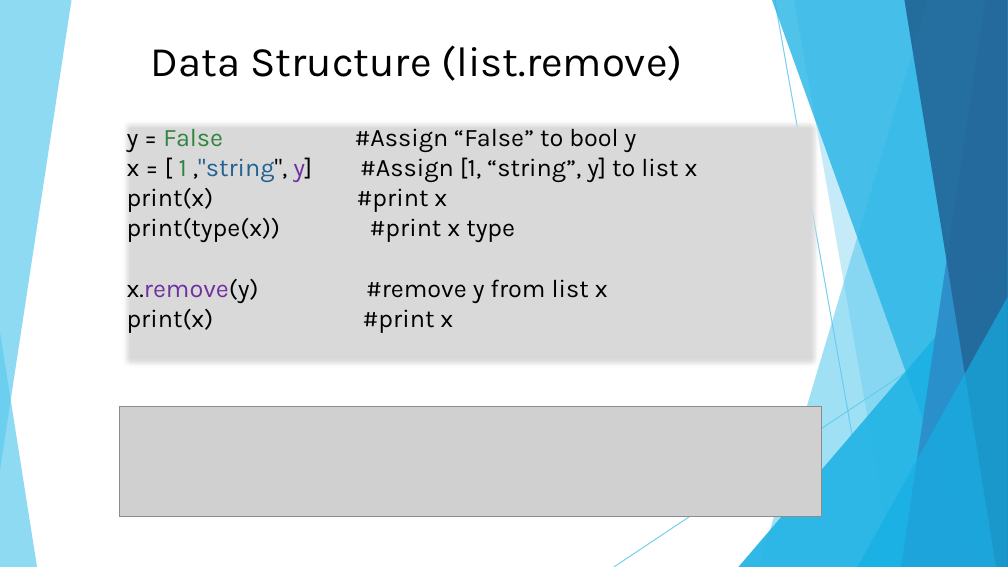
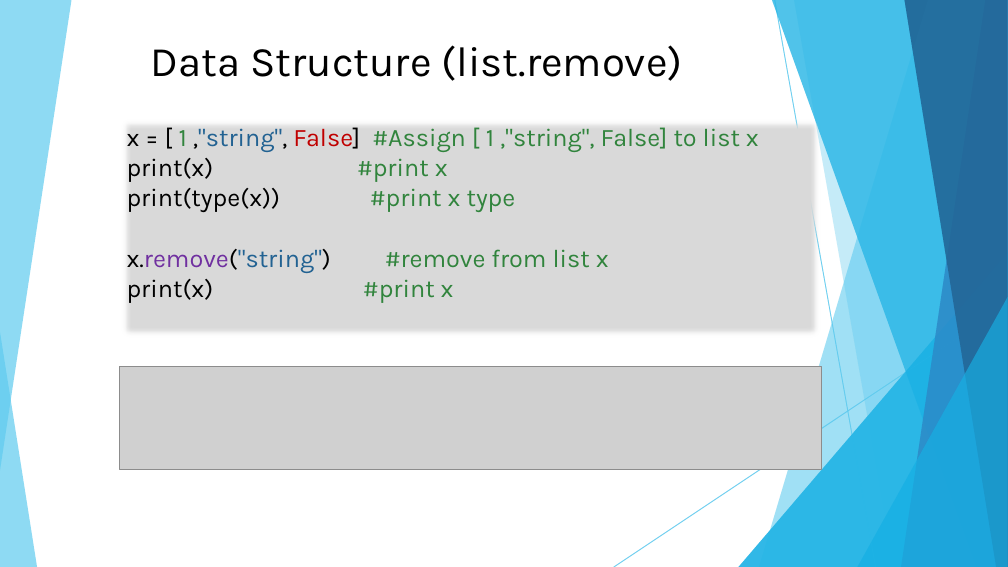
Before and after one commit to DavidChu0424/PythonIntroduction, a slide deck: slide 42 of Python Introduction.pptx (slide 37 before the commit). Drawn at 1008x567 pixels with LibreOffice and Linux fonts; fonts in the diff are those of the drawing; grey boxes stand for pictures. Boxes give left, top, right and bottom in pixels: in the first picture for what was removed or moved away, otherwise in the second. Text is boxed around its words. In the diff, an @@ line names an element or a change of style, - is before the commit and + after.

```diff
--- a/Python Introduction.pptx
+++ b/Python Introduction.pptx
@@ text at (x1=127, y1=127, x2=759, y2=152): text changed; text colour #000000 to #31843D @@
-y = False #Assign “False” to bool y
-x = [ 1 ,"string", y] #Assign [1, “string”, y] to list x
+x = [ 1 ,"string", False] #Assign [ 1 ,"string", False] to list x
@@ text at (x1=127, y1=158, x2=516, y2=303): text colour #000000 to #31843D in "#print x", "#print x type", "#print x" @@
@@ text at (x1=127, y1=249, x2=609, y2=273): text changed; text colour #000000 to #31843D @@
-x.remove(y) #remove y from list x
+x.remove("string") #remove from list x
@@ picture added at (x1=119, y1=367, x2=823, y2=470) @@
@@ picture removed at (x1=119, y1=406, x2=823, y2=516) @@
```
Also in this commit, not shown: 38 other slides changed, 12 slides added.
